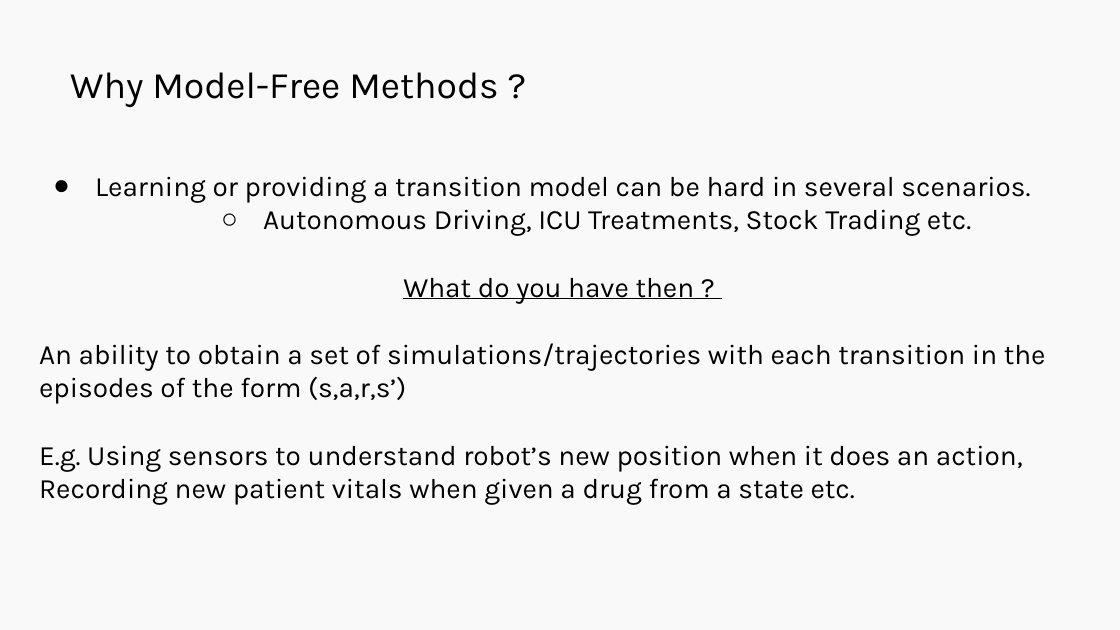
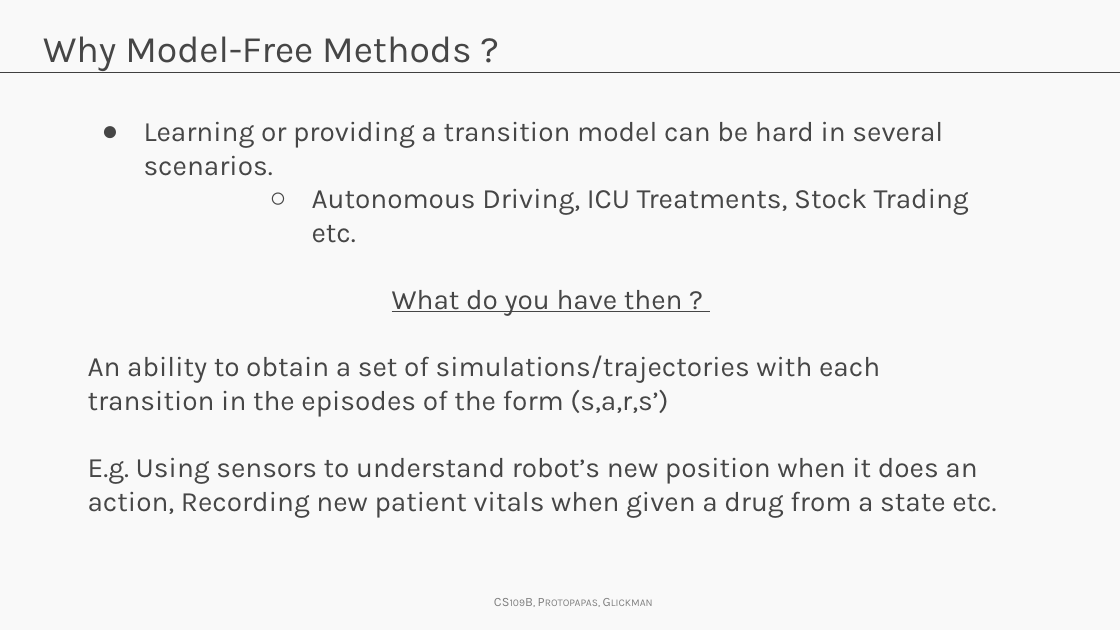
Before and after one commit to Harvard-IACS/2019-CS109B, a slide deck: slide 57 of content/lectures/lecture14/presentation/cs109b_lecture14_RL.pptx. Drawn at 1120x630 pixels with LibreOffice and Linux fonts; fonts in the diff are those of the drawing; background and template pictures are left out. Boxes give left, top, right and bottom in pixels: in the first picture for what was removed or moved away, otherwise in the second. Text is boxed around its words. In the diff, an @@ line names an element or a change of style, - is before the commit and + after.

```diff
--- a/content/lectures/lecture14/presentation/cs109b_lecture14_RL.pptx
+++ b/content/lectures/lecture14/presentation/cs109b_lecture14_RL.pptx
@@ title "Why Model-Free Methods ?": place and size @@
-title "Why Model-Free Methods ?" at bbox=[70, 72, 498, 107]
+title "Why Model-Free Methods ?" at bbox=[43, 36, 471, 71]
@@ title "Why Model-Free Methods ?" at bbox=[43, 36, 471, 71]: text colour #000000 to #464646; vertical alignment bottom to top @@
@@ line added from (0, 73) to (1120, 73), #404040 0.75 pt @@
@@ text "Learning or providing a transition ...": place and size @@
-text "Learning or providing a transition ..." at bbox=[39, 176, 1046, 505]
+text "Learning or providing a transition ..." at bbox=[88, 122, 996, 517]
@@ text "Learning or providing a transition ..." at bbox=[88, 122, 996, 517]: text colour #000000 to #464646 @@
@@ text added at bbox=[483, 588, 672, 615], 8.2 pt, text #808080, small capitals @@
+CS109B, Protopapas, Glickman
```
Also in this commit, not shown: 6 other slides changed, 2 slides added, 2 slides removed.
